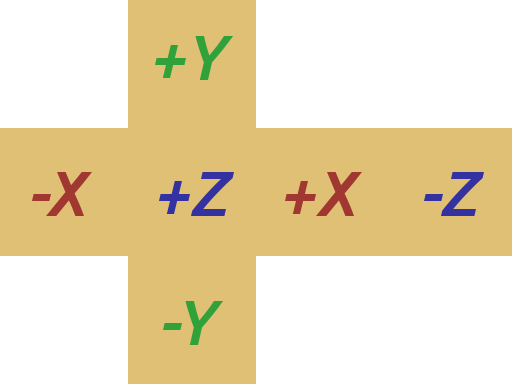
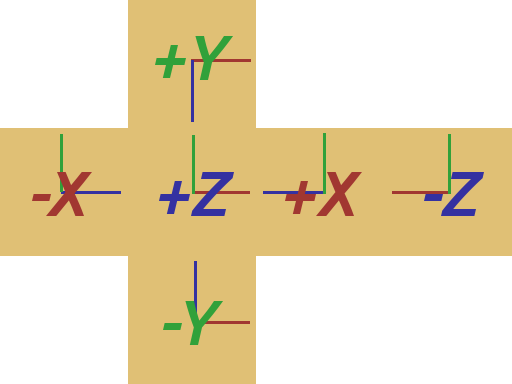
Revision of a layered 512 × 384 image; what changed, layer by layer:
added layer "+Z Axes" above "-Z Background" over (60, 59, 451, 324)
